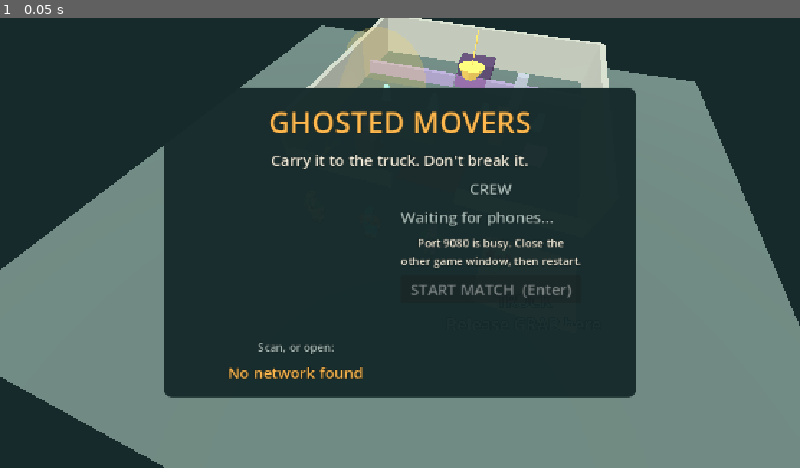
Above: before the commit, frame 1.
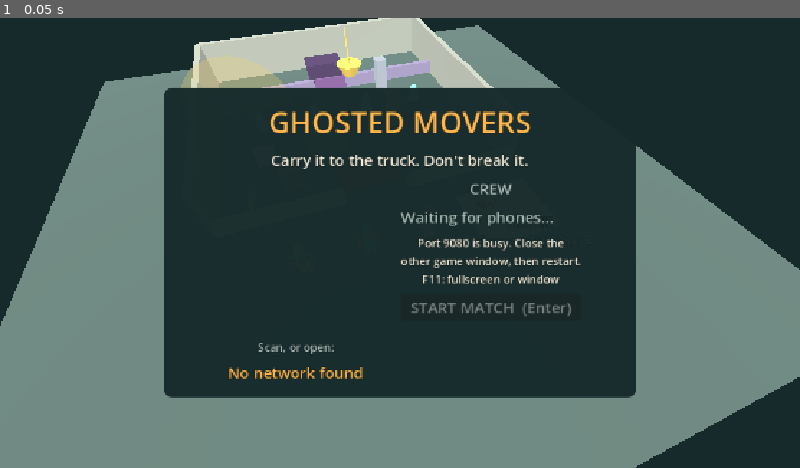
Above: after the commit, the same moment.

Repository: AtharvK-28/GameDevHack
Game: Godot game, scene res://Main.tscn
The game is run twice, just before and just after one commit, with the same random seed, the same clock (stepped at 60 frames per second) and the same inputs.
Inputs:
- Up to frame 1 (0.05 s): no input

The runs differ from the first frame. In frame 1, 17% of the frame differs, in the area x 0-100%, y 0-100%.

Commit message:
Mirror the camera, slim the live HUD and play fullscreen
The three-quarter view now looks in from the house's left (yaw −20°).
The live HUD's top panel is one compact row: timer, delivered bar with
the 70% tick, and the figures. The match starts fullscreen and F11
switches to a window and back.

Diff:
--- a/autoload/Balance.gd
+++ b/autoload/Balance.gd
@@ -27,7 +27,7 @@
 const CAMERA_DISTANCE: float = 21.0
 const CAMERA_TARGET := Vector3(0.0, 0.0, -3.0) # Centre of the greybox between the parlour and the truck.
 const CAMERA_ANGLE: float = 55.0 # Degrees down from horizontal.
-const CAMERA_YAW: float = 20.0 # Three-quarter view, degrees.
+const CAMERA_YAW: float = -20.0 # Three-quarter view, degrees; negative looks in from the house's left.
 const CAMERA_MIN_DISTANCE: float = 12.0
 const CAMERA_MAX_DISTANCE: float = 26.0
 const CAMERA_FOLLOW_RATE: float = 3.0 # Exponential easing per second.
@@ -183,8 +183,13 @@
 const QR_DISPLAY_SIZE: float = 222.0
 const QR_MODULE_PIXELS: int = 6 # Source image pixels per QR module; scaled with nearest filtering.
 const QR_QUIET_MODULES: int = 4 # Light border the standard asks for.
-const HUD_MARGIN: float = 20.0
-const HUD_BAR_SIZE := Vector2(420.0, 18.0)
+const HUD_MARGIN: float = 10.0 # Gap between the live HUD panels and the screen edge.
+const HUD_PANEL_PADDING: int = 8
+const HUD_ROW_GAP: int = 3
+const HUD_TIMER_SIZE: int = 30
+const HUD_TEXT_SIZE: int = 13
+const HUD_BAR_SIZE := Vector2(300.0, 10.0)
+const HUD_ENERGY_BAR_SIZE := Vector2(150.0, 10.0)
 const HUD_MARKER_WIDTH: float = 3.0
 const HUD_MARKER_OVERHANG: float = 4.0 # Pixels the 70% tick reaches above and below the bar.
 
--- /dev/null
+++ b/core/window_keys.gd
@@ -0,0 +1,19 @@
+# Host window key: F11 switches the shared screen between fullscreen and a window.
+# Keeps working while the world is paused between rounds.
+extends Node
+
+# --- Setup ---
+func _ready() -> void:
+	process_mode = Node.PROCESS_MODE_ALWAYS
+
+
+# --- Keys ---
+func _unhandled_input(event: InputEvent) -> void:
+	if event is InputEventKey and event.pressed and not event.echo and event.physical_keycode == KEY_F11:
+		toggle_fullscreen()
+		get_viewport().set_input_as_handled()
+
+
+static func toggle_fullscreen() -> void:
+	var fullscreen: bool = DisplayServer.window_get_mode() == DisplayServer.WINDOW_MODE_FULLSCREEN
+	DisplayServer.window_set_mode(DisplayServer.WINDOW_MODE_WINDOWED if fullscreen else DisplayServer.WINDOW_MODE_FULLSCREEN)
--- a/main.gd
+++ b/main.gd
@@ -9,6 +9,7 @@
 const GHOST_SCENE := preload("res://actors/GhostWisp.tscn")
 const CAMERA_SCENE := preload("res://actors/PartyCamera.tscn")
 const ARENA_SCENE := preload("res://arenas/Mansion.tscn")
+const WINDOW_KEYS := preload("res://core/window_keys.gd")
 const SCREEN_SCENES: Array[PackedScene] = [
 	preload("res://screens/HUD.tscn"), preload("res://screens/Lobby.tscn"), preload("res://screens/RoleReveal.tscn"),
 	preload("res://screens/RoundEnd.tscn"), preload("res://screens/Results.tscn"),
@@ -39,7 +40,10 @@
 	Net.players_changed.connect(_start_ready_controllers)
 	_build_connection_text()
 	_start_ready_controllers()
-	if match_mode:
+	add_child(WINDOW_KEYS.new())
+	if match_mode:
+		# The shared screen plays fullscreen; F11 gives the window back.
+		DisplayServer.window_set_mode(DisplayServer.WINDOW_MODE_FULLSCREEN)
 		_build_match_screens()
 		Game.attach(self)
 		print("Match lobby ready: phones join, tap Ready, then press Enter to start.")
--- a/screens/hud.gd
+++ b/screens/hud.gd
@@ -41,8 +41,8 @@
 	timer_label.text = Style.clock(Game.seconds_left)
 	var starting: int = maxi(1, Game.starting_value)
 	delivered_bar.value = 100.0 * Game.banked_value / starting
-	delivered_label.text = "DELIVERED %s of %s · TARGET %s" % [Loot.rupees(Game.banked_value), Loot.rupees(Game.starting_value), Loot.rupees(Game.target_value())]
-	lost_label.text = "LOST %s · GHOST WINS ABOVE %s" % [Loot.rupees(Game.lost_value), Loot.rupees(Game.loss_limit())]
+	delivered_label.text = "DELIVERED %s / %s · TARGET %s" % [Loot.rupees(Game.banked_value), Loot.rupees(Game.starting_value), Loot.rupees(Game.target_value())]
+	lost_label.text = "LOST %s / %s" % [Loot.rupees(Game.lost_value), Loot.rupees(Game.loss_limit())]
 	var ghost: Node3D = Game.ghost()
 	ghost_panel.visible = ghost != null
 	if ghost != null:
@@ -60,11 +60,18 @@
 
 # --- Layout ---
 func _build_round_panel() -> void:
-	var box := Style.panel(0.0)
-	var rows := Style.column()
-	box.add_child(rows)
-	timer_label = Style.label("2:30", Balance.HOST_TITLE_SIZE)
-	rows.add_child(timer_label)
+	# One compact row, so the house stays visible: the timer, then the bar with its figures underneath.
+	var box := Style.panel(0.0, Balance.HUD_PANEL_PADDING)
+	var row := HBoxContainer.new()
+	row.add_theme_constant_override("separation", Balance.HUD_PANEL_PADDING)
+	box.add_child(row)
+	timer_label = Style.label("2:30", Balance.HUD_TIMER_SIZE)
+	timer_label.autowrap_mode = TextServer.AUTOWRAP_OFF # In a row, wrapping labels shrink to one letter wide.
+	row.add_child(timer_label)
+	var rows := VBoxContainer.new()
+	rows.add_theme_constant_override("separation", Balance.HUD_ROW_GAP)
+	rows.alignment = BoxContainer.ALIGNMENT_CENTER
+	row.add_child(rows)
 
 	# The bar shows delivered value; a white tick marks the 70% target.
 	var track := Control.new()
@@ -81,24 +88,30 @@
 	target_marker.position = Vector2(Balance.HUD_BAR_SIZE.x * Balance.DELIVERY_PERCENT / 100.0, -Balance.HUD_MARKER_OVERHANG)
 	track.add_child(target_marker)
 
-	delivered_label = Style.label("", Balance.HOST_SMALL_SIZE)
-	rows.add_child(delivered_label)
-	lost_label = Style.label("", Balance.HOST_SMALL_SIZE, Balance.DAMAGE_COLOUR)
-	rows.add_child(lost_label)
+	var figures := HBoxContainer.new()
+	figures.add_theme_constant_override("separation", Balance.HUD_PANEL_PADDING)
+	rows.add_child(figures)
+	delivered_label = Style.label("", Balance.HUD_TEXT_SIZE)
+	delivered_label.autowrap_mode = TextServer.AUTOWRAP_OFF
+	figures.add_child(delivered_label)
+	lost_label = Style.label("", Balance.HUD_TEXT_SIZE, Balance.DAMAGE_COLOUR)
+	lost_label.autowrap_mode = TextServer.AUTOWRAP_OFF
+	figures.add_child(lost_label)
 	box.grow_horizontal = Control.GROW_DIRECTION_BOTH
 	box.set_anchors_and_offsets_preset(Control.PRESET_CENTER_TOP, Control.PRESET_MODE_MINSIZE, int(Balance.HUD_MARGIN))
 	add_child(box)
 
 
 func _build_ghost_panel() -> void:
-	ghost_panel = Style.panel(0.0)
-	var rows := Style.column()
+	ghost_panel = Style.panel(0.0, Balance.HUD_PANEL_PADDING)
+	var rows := VBoxContainer.new()
+	rows.add_theme_constant_override("separation", Balance.HUD_ROW_GAP)
 	ghost_panel.add_child(rows)
-	ghost_label = Style.label("", Balance.HOST_SMALL_SIZE, Balance.HOST_GHOST_COLOUR)
+	ghost_label = Style.label("", Balance.HUD_TEXT_SIZE, Balance.HOST_GHOST_COLOUR)
 	rows.add_child(ghost_label)
 	ghost_bar.max_value = Balance.ENERGY_MAX
 	ghost_bar.show_percentage = false
-	ghost_bar.custom_minimum_size = Vector2(Balance.GHOST_PANEL_WIDTH, Balance.HUD_FONT_SIZE)
+	ghost_bar.custom_minimum_size = Balance.HUD_ENERGY_BAR_SIZE
 	var fill := StyleBoxFlat.new()
 	fill.bg_color = Balance.POSSESS_COLOUR
 	ghost_bar.add_theme_stylebox_override("fill", fill)
--- a/screens/lobby.gd
+++ b/screens/lobby.gd
@@ -53,6 +53,7 @@
 		status_label.text = "2–4 players: each phone taps Ready (%d ready)" % ready_count
 	else:
 		status_label.text = "%d players · %d rounds · Press Enter to start" % [ready_count, Balance.MATCH_ROUNDS[ready_count - 2]]
+	status_label.text += "\nF11: fullscreen or window"
 
 
 # --- Layout ---
--- a/screens/screen_style.gd
+++ b/screens/screen_style.gd
@@ -2,12 +2,12 @@
 extends RefCounted
 
 # --- Building blocks ---
-static func panel(min_width: float) -> PanelContainer:
+static func panel(min_width: float, padding: int = Balance.HOST_PANEL_PADDING) -> PanelContainer:
 	var box := PanelContainer.new()
 	var style := StyleBoxFlat.new()
 	style.bg_color = Balance.HOST_PANEL_COLOUR
 	style.set_corner_radius_all(Balance.HOST_CORNER_RADIUS)
-	style.set_content_margin_all(Balance.HOST_PANEL_PADDING)
+	style.set_content_margin_all(padding)
 	box.add_theme_stylebox_override("panel", style)
 	box.custom_minimum_size.x = min_width
 	return box
Not shown, added: core/window_keys.gd.uid
Not shown, changed: DECISIONS.md
Not shown, changed: ghosted-movers-spec.md
